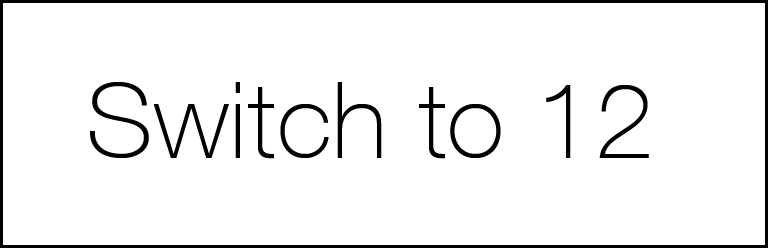
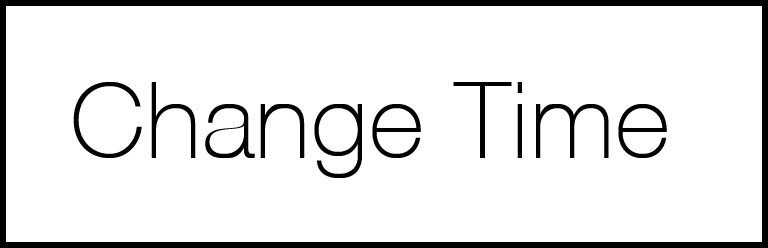
Layer changes from the first w=768, h=248 image to the second:
renamed "Switch to 12" to "Change Time", painted on it over 73, 82, 667, 178
